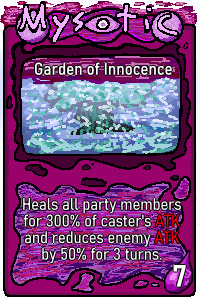
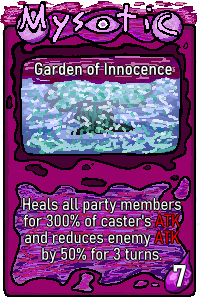
Comparing the layer stacks of the two 200x300 images. Changes:
painted on "Paint Layer 6" over [0, 0, 192, 150]
painted on "Paint Layer 5" over [0, 0, 200, 182]
